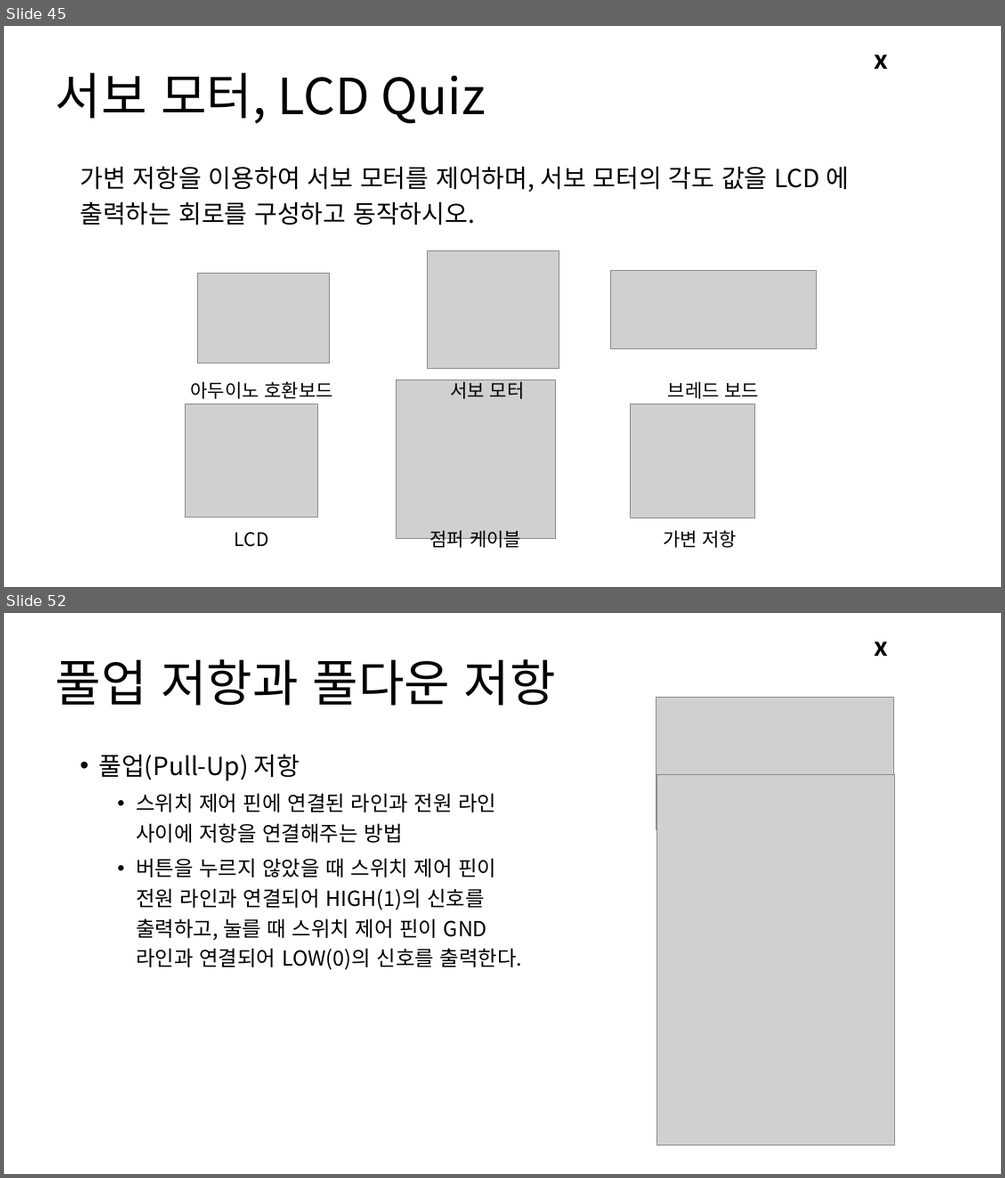
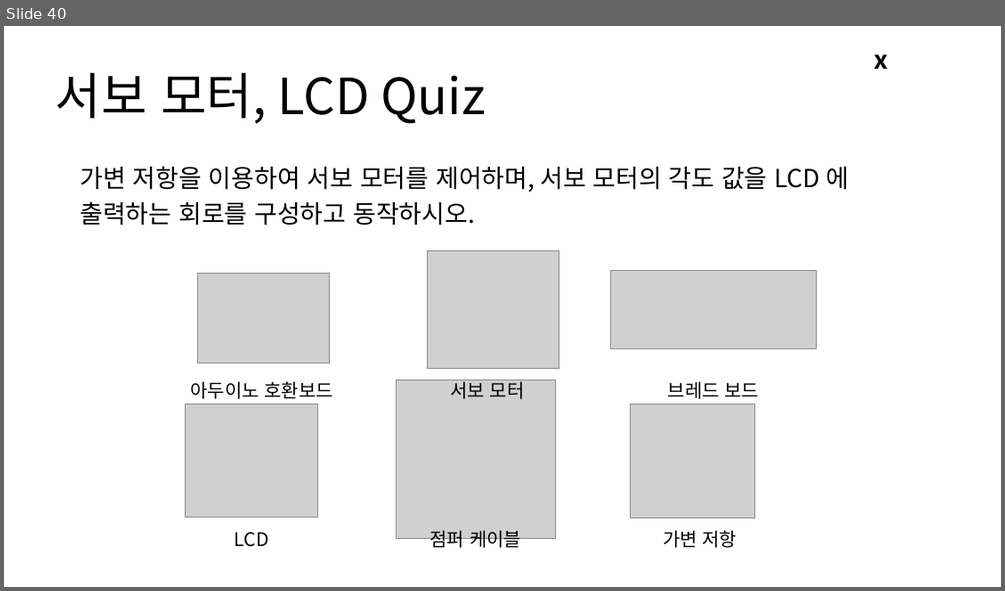
Before and after one commit to Leader-Lesson/KDT_RE_3rd, a slide deck: material/Arduino/03_아두이노 활용하기 2.pptx. Shown one above the other, each under a label of ours: slides 45 and 52 before the commit, slide 40 after it; the slides between them are not shown. The pictures are 1005x1178 and 1005x591 pixels, drawn with LibreOffice and Linux fonts; fonts in the diff are those of the drawing; grey boxes stand for pictures; background and template pictures are left out. Boxes give left, top, right and bottom in pixels: in the first picture for what was removed or moved away, otherwise in the second. Text is boxed around its words. In the diff, an @@ line names an element or a change of style, - is before the commit and + after.

```diff
--- a/material/Arduino/03_아두이노 활용하기 2.pptx
+++ b/material/Arduino/03_아두이노 활용하기 2.pptx
@@ slide 52 removed at box(4, 613, 1001, 1174), background #FFFFFF; not listed: 1 template element that a slide beside it also shows @@
@@ title removed at box(56, 659, 556, 706) @@
-풀업 저항과 풀다운 저항
@@ picture removed at box(656, 698, 894, 829) @@
@@ text removed at box(98, 754, 523, 970) @@
-• 풀업(Pull-Up) 저항
-  • 스위치 제어 핀에 연결된 라인과 전원 라인 사이에 저항을 연결해주는 방법
-  • 버튼을 누르지 않았을 때 스위치 제어 핀이 전원 라인과 연결되어 HIGH(1)의 신호를 출력하고, 눌를 때 스위치 제어 핀이 GND 라인과 연결되어 LOW(0)의 신호를 출력한다.
@@ picture removed at box(656, 775, 895, 1144) @@
@@ what was slide 45 is now slide 40 @@
```
Also in this commit, not shown: 6 slides changed, 16 slides added, 10 other slides removed, 5 other files.
